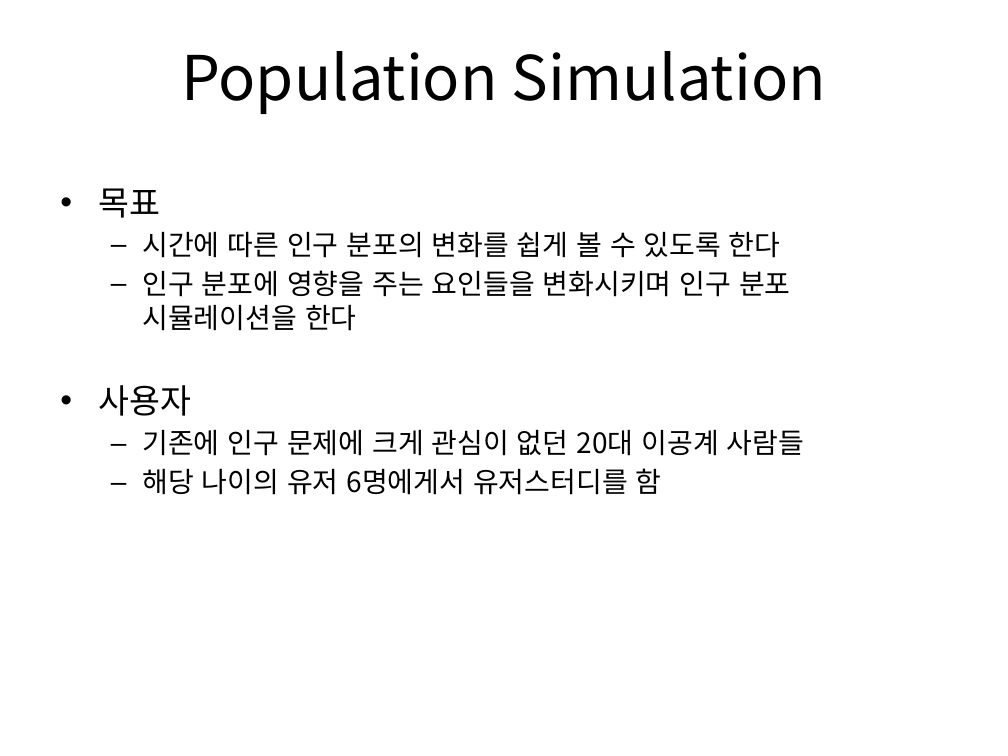
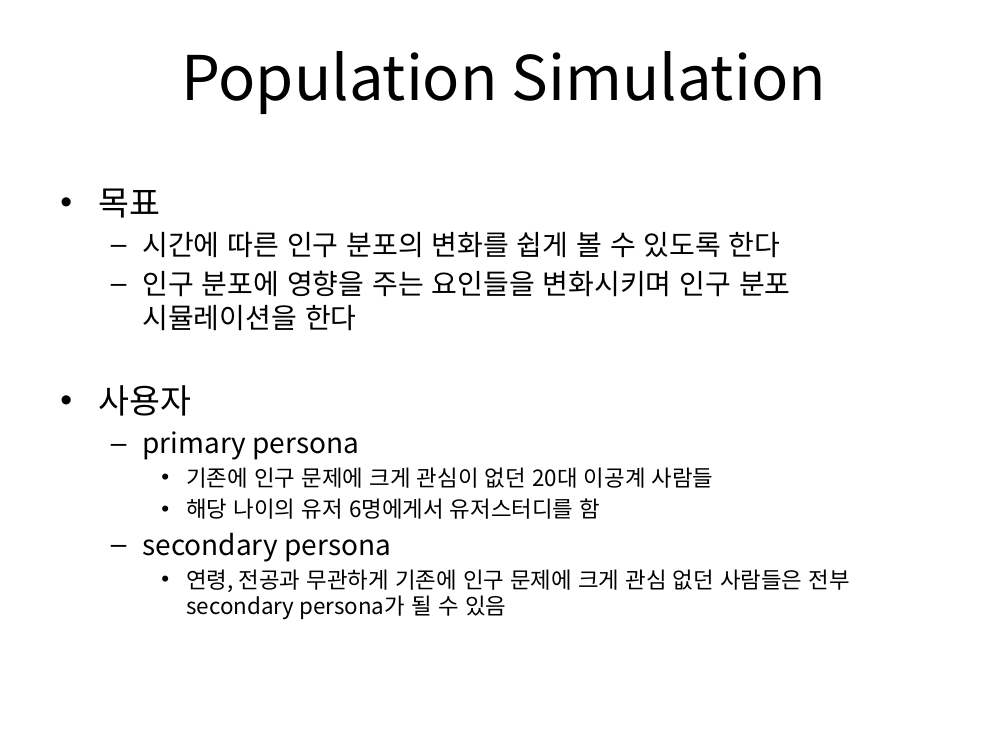
Before and after one commit to snuhci2017/PopulationSimulation, a slide deck: slide 1 of assets/presentation.pptx. Drawn at 1008x756 pixels with LibreOffice and Linux fonts; fonts in the diff are those of the drawing. Boxes give left, top, right and bottom in pixels: in the first picture for what was removed or moved away, otherwise in the second. Text is boxed around its words. In the diff, an @@ line names an element or a change of style, - is before the commit and + after.

```diff
--- a/assets/presentation.pptx
+++ b/assets/presentation.pptx
@@ text at [142, 431, 360, 460]: paragraph added @@
+  – primary persona
@@ text at [186, 467, 714, 519]: size 20 to 16 pt in "기존에 인구 문제에 크게 관심이 없던 20대 ...", "해당 나이의 유저 6명에게서 유저스터디를 함"; bullet – to •; list level 2 to 3 in "기존에 인구 문제에 크게 관심이 ..."; list level 2 to 3 in "해당 나이의 유저 6명에게서 유저스터디를 ..." @@
@@ text at [142, 532, 850, 620]: paragraphs added @@
+  – secondary persona
+    • 연령, 전공과 무관하게 기존에 인구 문제에 크게 관심 없던 사람들은 전부 secondary persona가 될 수 있음
```
Also in this commit, not shown: 1 slide added.
